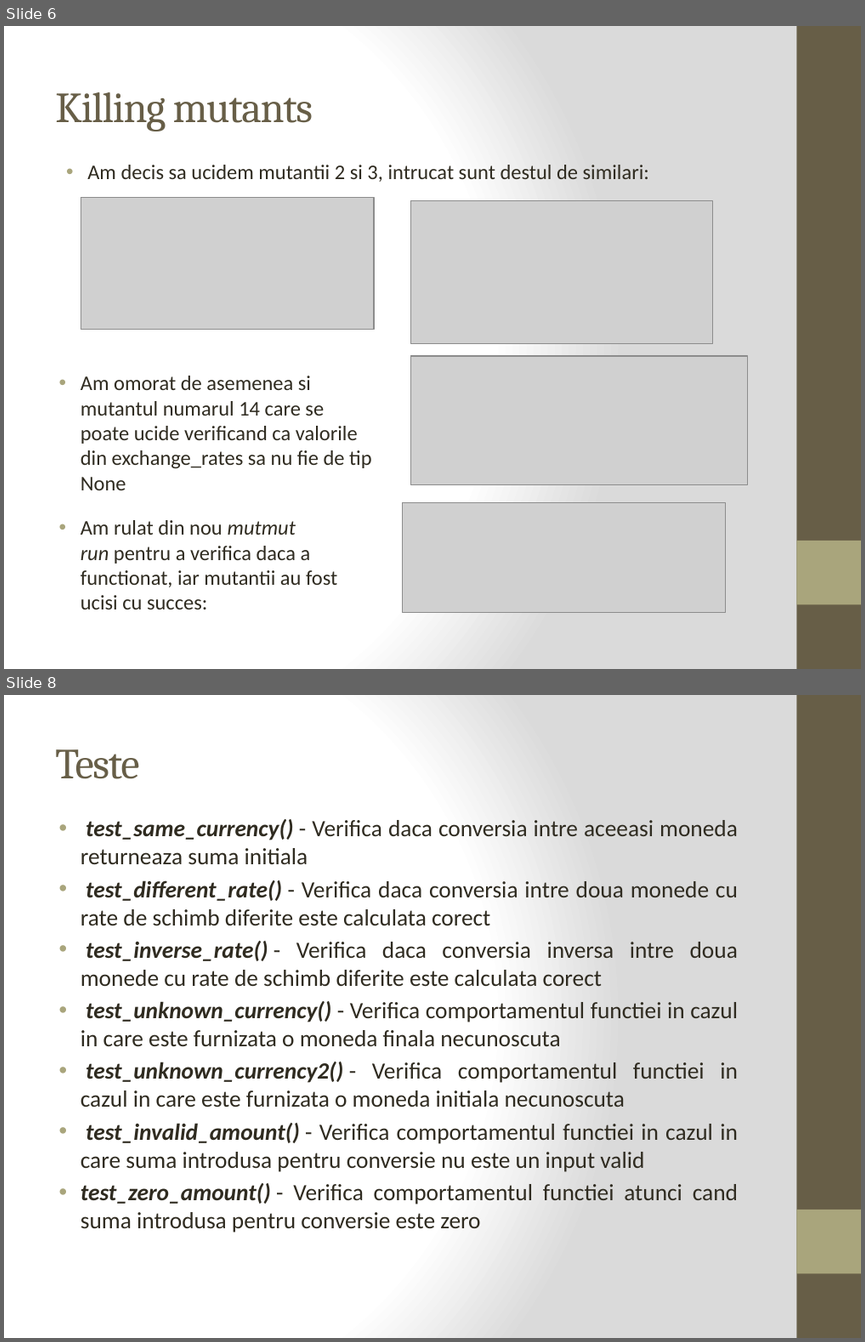
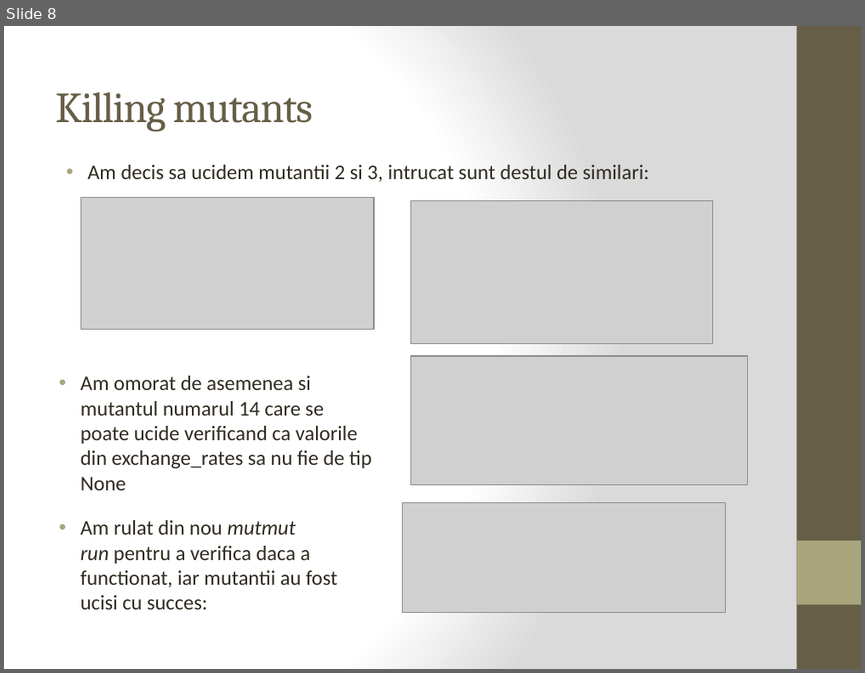
Before and after one commit to anaturcitu/CurrencyConverter, a slide deck: prezentare.pptx. Shown one above the other, each under a label of ours: slides 6 and 8 before the commit, slide 8 after it; the slides between them are not shown. The pictures are 865x1342 and 865x673 pixels, drawn with LibreOffice and Linux fonts; fonts in the diff are those of the drawing; grey boxes stand for pictures. Boxes give left, top, right and bottom in pixels: in the first picture for what was removed or moved away, otherwise in the second. Text is boxed around its words. In the diff, an @@ line names an element or a change of style, - is before the commit and + after.

```diff
--- a/prezentare.pptx
+++ b/prezentare.pptx
@@ slide 8 removed at box(4, 695, 861, 1338), background gradient #FFFFFF to #DADADA; not listed: 2 template elements that a slide beside it also shows @@
@@ title removed at box(55, 749, 139, 779) @@
-Teste
@@ text removed at box(80, 819, 738, 1232) @@
-• test_same_currency() - Verifica daca conversia intre aceeasi moneda returneaza suma initiala
-• test_different_rate() - Verifica daca conversia intre doua monede cu rate de schimb diferite este calculata corect
-• test_inverse_rate() - Verifica daca conversia inversa intre doua monede cu rate de schimb diferite este calculata corect
-• test_unknown_currency() - Verifica comportamentul functiei in cazul in care este furnizata o moneda finala necunoscuta
-• test_unknown_currency2() - Verifica comportamentul functiei in cazul in care este furnizata o moneda initiala necunoscuta
-• test_invalid_amount() - Verifica comportamentul functiei in cazul in care suma introdusa pentru conversie nu este un input valid
-• test_zero_amount() - Verifica comportamentul functiei atunci cand suma introdusa pentru conversie este zero
@@ what was slide 6 is now slide 8 @@
```
Also in this commit, not shown: 4 slides changed, 3 slides added, 1 other slide removed, 1 other file.
